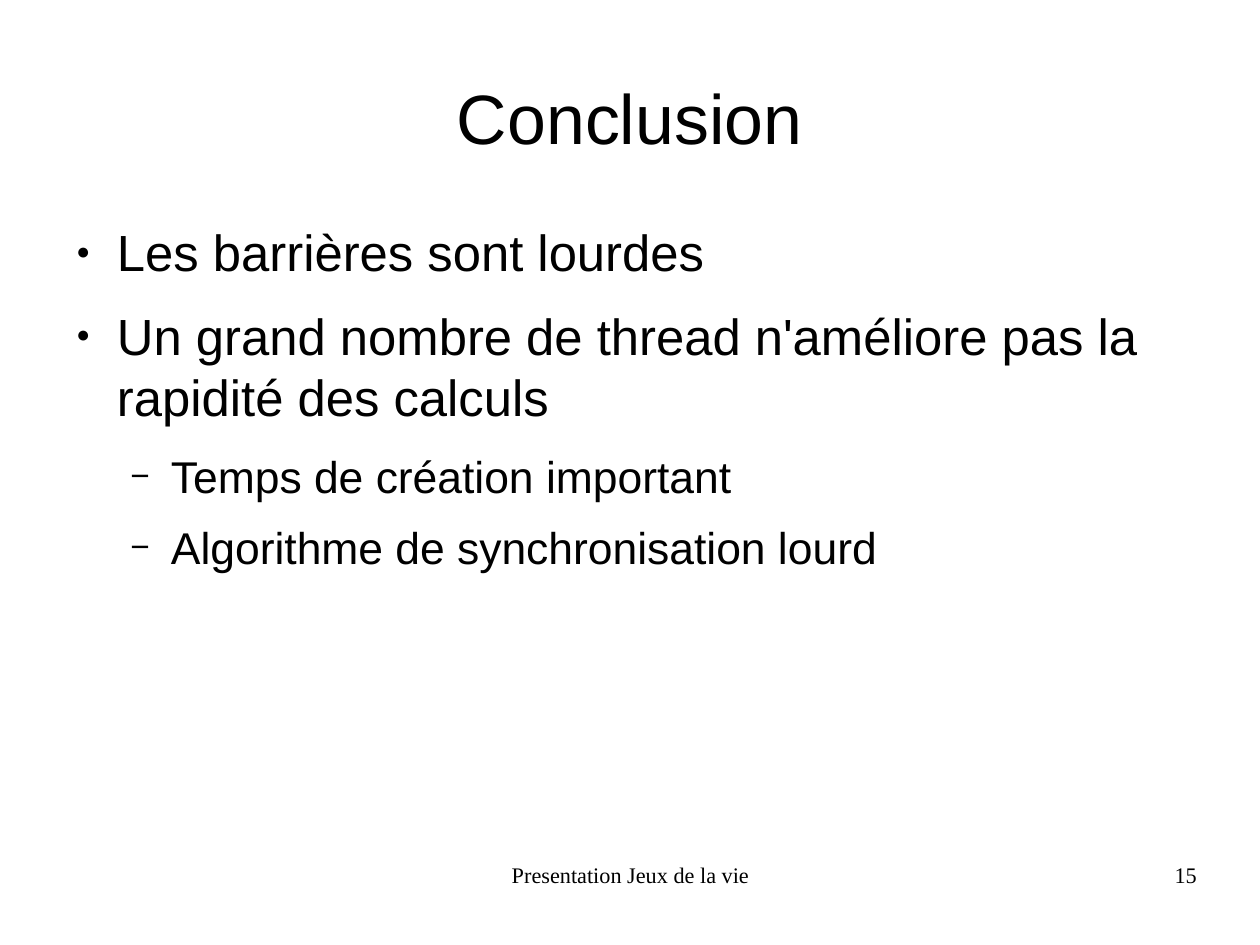
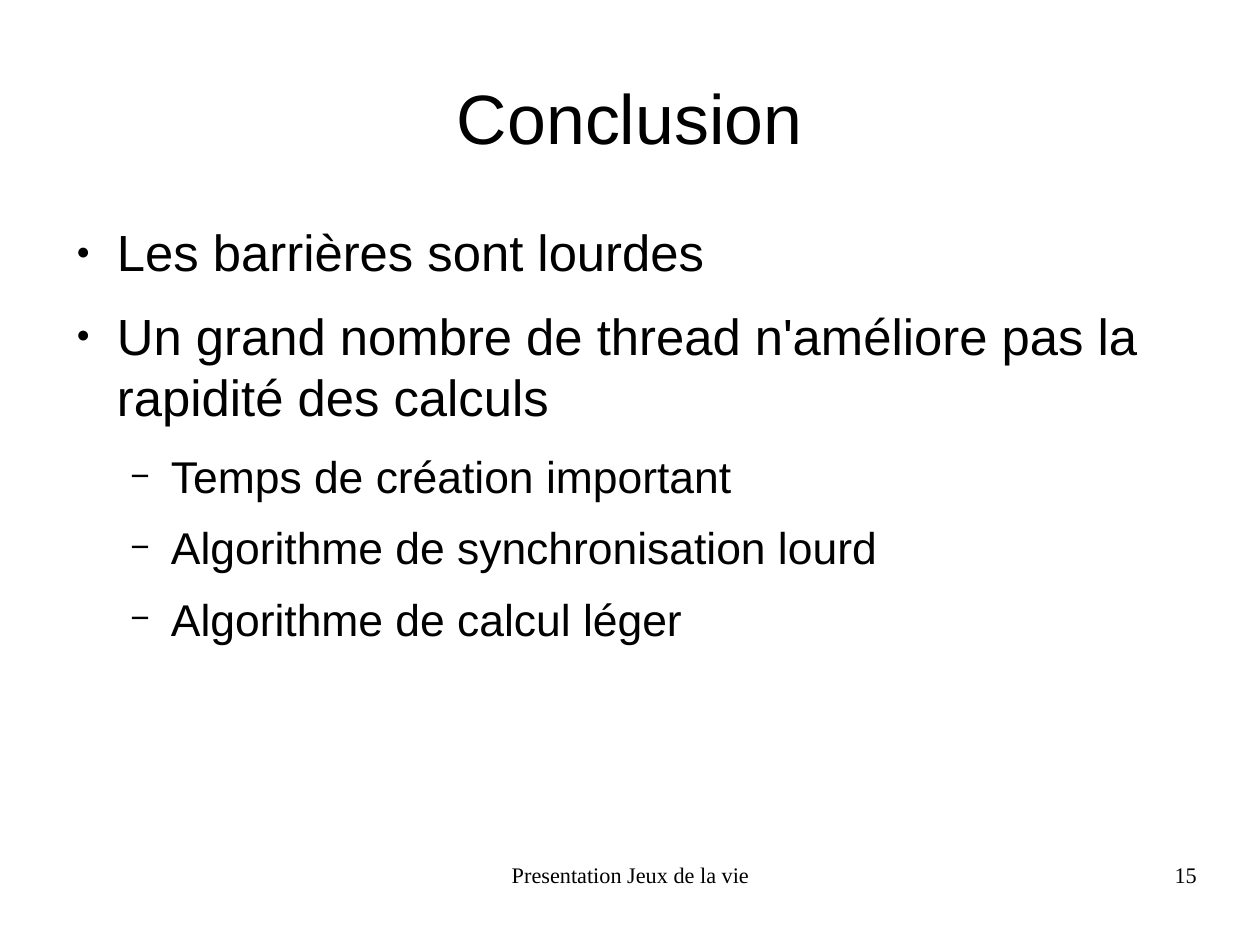
Before and after one commit to FabienInspiron/lifegame, a slide deck: slide 15 of Rapport/Presentation.odp. Drawn at 1260x945 pixels with LibreOffice and Linux fonts; fonts in the diff are those of the drawing. Boxes give left, top, right and bottom in pixels: in the first picture for what was removed or moved away, otherwise in the second. Text is boxed around its words. In the diff, an @@ line names an element or a change of style, - is before the commit and + after.

```diff
--- a/Rapport/Presentation.odp
+++ b/Rapport/Presentation.odp
@@ text at (x1=171, y1=603, x2=682, y2=645): paragraph added @@
+  − Algorithme de calcul léger
```
Also in this commit, not shown: 2 other slides changed.
